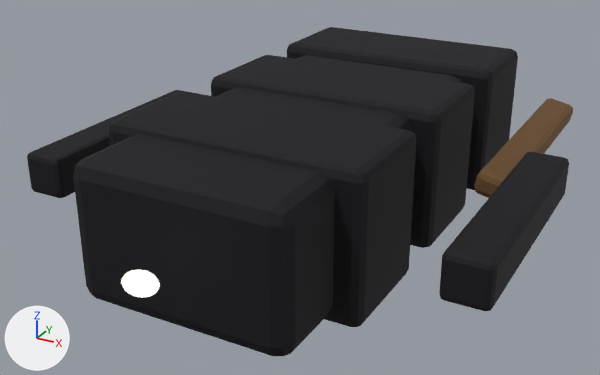
The glTF model public/assets/ships/redledger/freighter/lod2.glb: old version first, new version second.
Rendered twice from a 50 mm camera at (48.1, -99.2, 41.5) aimed at (-3.8, -4.9, -5.6). Arrows for +X, +Y and +Z are at lower left; the lights stay in place. The picture after the commit comes second. Where no turn or scale is listed for an object, it has been applied to the vertices. Vertices at exactly the same position are counted once.

Before the edit, the objects in view are built like this:
```python
me_cube = bpy.data.meshes.new('Cube')
me_cube.from_pydata(...)  # 504 vertices, 972 faces; spans x -0.73..0.73, y -1.0..1.0, z -0.22..0.22
me_cube.materials.append(mat_rimward_hull)
me_sphere = bpy.data.meshes.new('Sphere')
me_sphere.from_pydata(...)  # a UV sphere (12 segments, 8 rings, poles along z) spanning x -2.1..2.1, y -1.53..1.53, z -1.27..1.27
me_sphere.materials.append(mat_rimward_emissive)
ob_rimward_engine_glow = bpy.data.objects.new('RIMWARD_ENGINE_GLOW', me_sphere)
ob_rimward_engine_glow.location = (0.0, -44.3, 0.0)
ob_rimward_hull = bpy.data.objects.new('RIMWARD_HULL', me_cube)
ob_rimward_hull.parent = ob_rimward_ship_root
ob_rimward_hull.location = (0.0, 3.315, 0.0)
ob_rimward_hull.scale = (42.5, 42.5, 42.5)
```
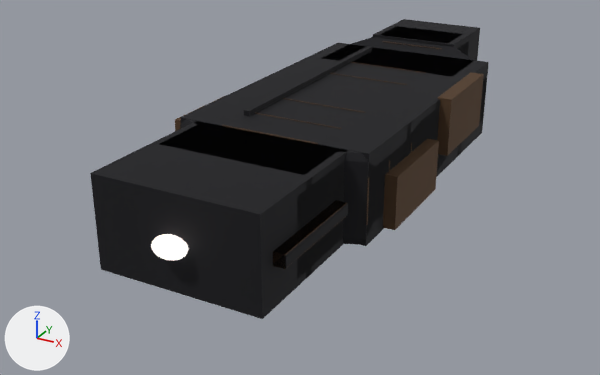
Location of each change, [x1, y1, x2, y2] in pixels of the pictures (600 x 375 px):
'RIMWARD_HULL', reshaped, moved, rescaled (27% narrower, 9% shorter): before [27, 27, 573, 356]; after [90, 19, 489, 319]
'RIMWARD_ENGINE_GLOW', moved: before [121, 270, 160, 298]; after [151, 234, 189, 260]
part 1 of me_cube, added: after [273, 201, 347, 269]
part 2 of me_cube, added: after [382, 41, 442, 49]
part 3 of me_cube, added: after [222, 125, 318, 144]
part 4 of me_cube, added: after [350, 62, 425, 73]
part 5 of me_cube, added: after [309, 43, 489, 157]
part 6 of me_cube, added: after [273, 57, 463, 177]
part 7 of me_cube, added: after [235, 74, 440, 156]
part 8 of me_cube, added: after [180, 92, 411, 246]
part 9 of me_cube, rebuilt: before [73, 55, 462, 356]; after [162, 26, 487, 279]
part 10 of me_cube, rebuilt (37% narrower, 33% shorter): before [109, 91, 416, 327]; after [153, 121, 347, 278]
part 11 of me_cube, deleted: before [439, 152, 569, 311]
part 12 of me_cube, deleted (brown): before [474, 98, 573, 198]
part 13 of me_cube, deleted: before [27, 90, 198, 198]
part 14 of me_cube, cut back: before [211, 27, 518, 248]; after [90, 19, 484, 319]

The change in detail:
me_cube is used by ob_rimward_hull; parent ob_rimward_ship_root; location (0.0, 3.315, 0.0); scale (42.5, 42.5, 42.5).
me_cube had 504 vertices, 972 faces and spanned x -0.73..0.73, y -1.0..1.0, z -0.22..0.22.
me_cube now has 716 vertices, 1416 faces and spans x -0.37..0.37, y -1.0..1.0, z -0.24..0.24.
me_cube part 1: a new loose piece, a box spanning x 0.259..0.299, y -0.944..-0.592, z 0.024..0.064, in mat_rimward_hull.
me_cube part 2: a new loose piece, a box spanning x -0.1283..0.1283, y 0.6143..0.6179, z 0.2145..0.2172, in mat_rimward_hull.
me_cube part 3: a new loose piece, a box spanning x -0.166..0.166, y -0.518..-0.5146, z 0.1906..0.1934, in mat_rimward_hull.
me_cube part 4: a new loose piece, a box spanning x -0.1655..0.1655, y 0.3381..0.3405, z 0.1907..0.1926, in mat_rimward_hull.
me_cube part 5: a new loose piece, a box spanning x -0.33..0.33, y 0.3..0.61, z -0.1..0.19, in mat_rimward_hull.
me_cube part 6: a new loose piece, a box spanning x -0.33..0.33, y 0.03..0.34, z -0.1..0.19, in mat_rimward_hull.
me_cube part 7: a new loose piece, a box spanning x -0.33..0.33, y -0.23..0.06, z -0.1..0.19, in mat_rimward_hull.
me_cube part 8: a new loose piece, a box spanning x -0.33..0.33, y -0.51..-0.2, z -0.1..0.19, in mat_rimward_hull.
me_cube part 9: the loose piece of 56 vertices spanning x -0.32..0.32, y -1.0..0.24, z -0.2..0.2 is rebuilt with 128 vertices and now spans x -0.33..0.33, y -0.99..0.97, z -0.1..0.24.
me_cube part 10: the loose piece of 56 vertices spanning x -0.4..0.4, y -0.76..-0.4, z -0.22..0.22 is rebuilt with 8 vertices and now spans x -0.26..0.26, y -0.77..-0.52, z -0.1..0.19.
me_cube part 11: the loose piece of 56 vertices spanning x 0.59..0.73, y -0.76..0.0, z -0.07..0.07 is deleted.
me_cube part 12: the loose piece of 56 vertices spanning x 0.49..0.61, y -0.2..0.64, z -0.04..0.04 is deleted.
me_cube part 13: the loose piece of 56 vertices spanning x -0.73..-0.59, y -0.76..0.0, z -0.07..0.07 is deleted.
me_cube part 14: 168 vertices removed from x -0.4..0.4, y -0.26..1.0, z -0.22..0.22; 340 vertices added at x -0.37..0.37, y -1.0..1.0, z -0.24..0.24.
Other edits to the shape of me_cube do not show in these pictures.
Object 'RIMWARD_ENGINE_GLOW' (ob_rimward_engine_glow) moves from (0.0, -44.3, 0.0) to (0.0, -39.4, 1.8).
Object 'RIMWARD_HULL' (ob_rimward_hull) moves from (0.0, 3.315, 0.0) to (0.0, 1.111, 0.0132).
Object 'RIMWARD_HULL' (ob_rimward_hull) is rescaled from (42.5, 42.5, 42.5) to (39.7, 39.7, 39.7).
